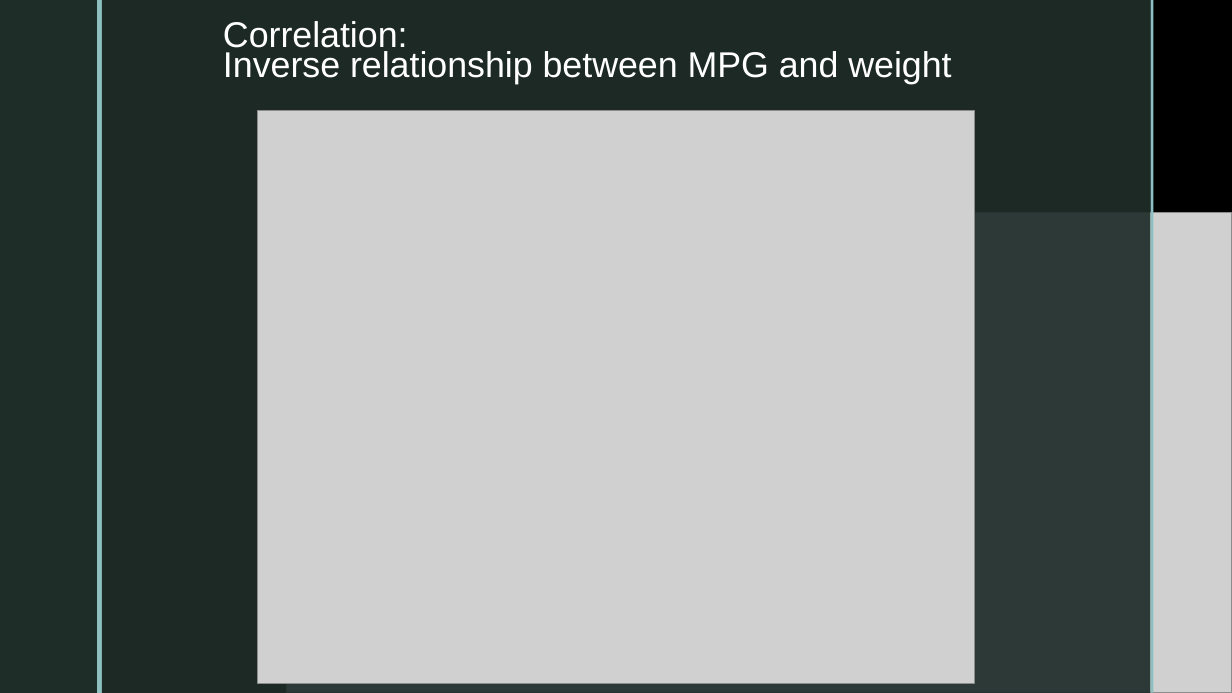
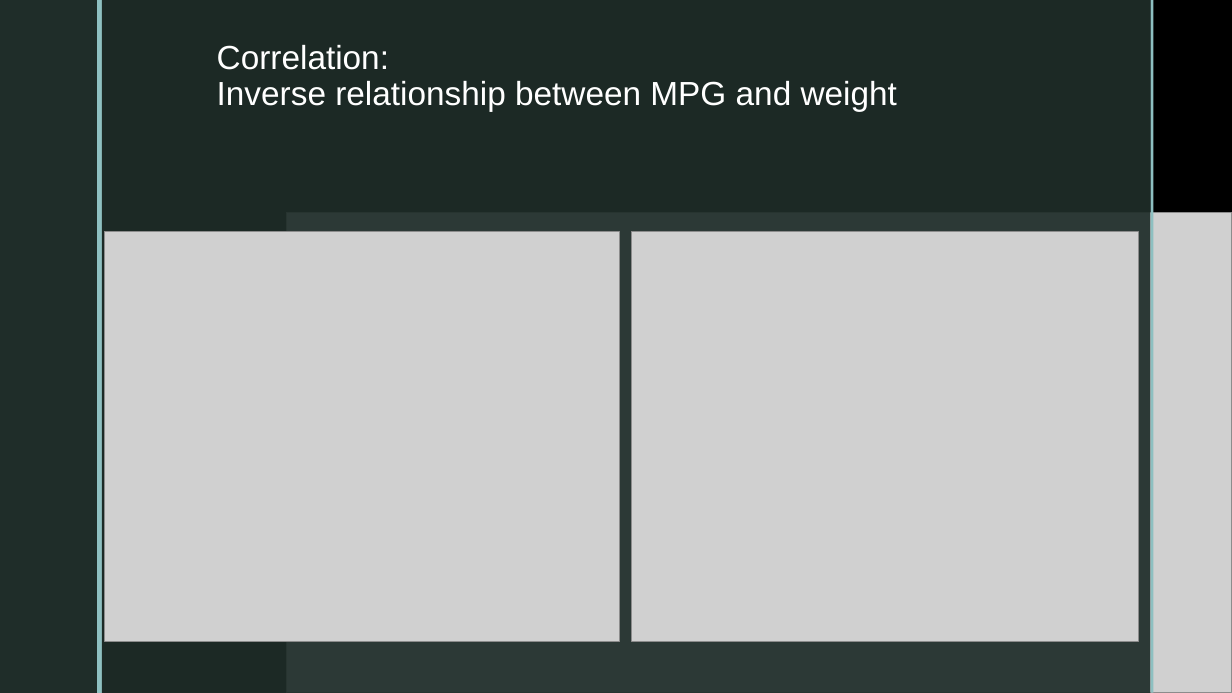
Before and after one commit to mesege1/stats_case_study, a slide deck: slide 5 of cars_case_study_final.pptx. Drawn at 1232x693 pixels with LibreOffice and Linux fonts; fonts in the diff are those of the drawing; grey boxes stand for pictures; background and template pictures are left out. Boxes give left, top, right and bottom in pixels: in the first picture for what was removed or moved away, otherwise in the second. Text is boxed around its words. In the diff, an @@ line names an element or a change of style, - is before the commit and + after.

Commit message:
updated pwpoint

```diff
--- a/cars_case_study_final.pptx
+++ b/cars_case_study_final.pptx
@@ rectangle added at bbox=[102, 0, 904, 693], fill #1F2D29 at 92% opacity @@
@@ rectangle added at bbox=[904, 0, 907, 693], fill #8EC0C1 @@
@@ text "Correlation: Inverse relationship between MPG ...": place and size @@
-text "Correlation: Inverse relationship between MPG ..." at bbox=[223, 21, 951, 84]
+text "Correlation: Inverse relationship between MPG ..." at bbox=[217, 45, 897, 111]
@@ text "Correlation: Inverse relationship between MPG ..." at bbox=[217, 45, 897, 111]: size 27.9 to 26 pt; line spacing 0.7 to 0.9; more space between paragraphs @@
@@ picture: place and size @@
-picture at bbox=[257, 111, 975, 683]
+picture at bbox=[104, 232, 619, 642]
@@ picture added at bbox=[632, 232, 1139, 642] @@
```
